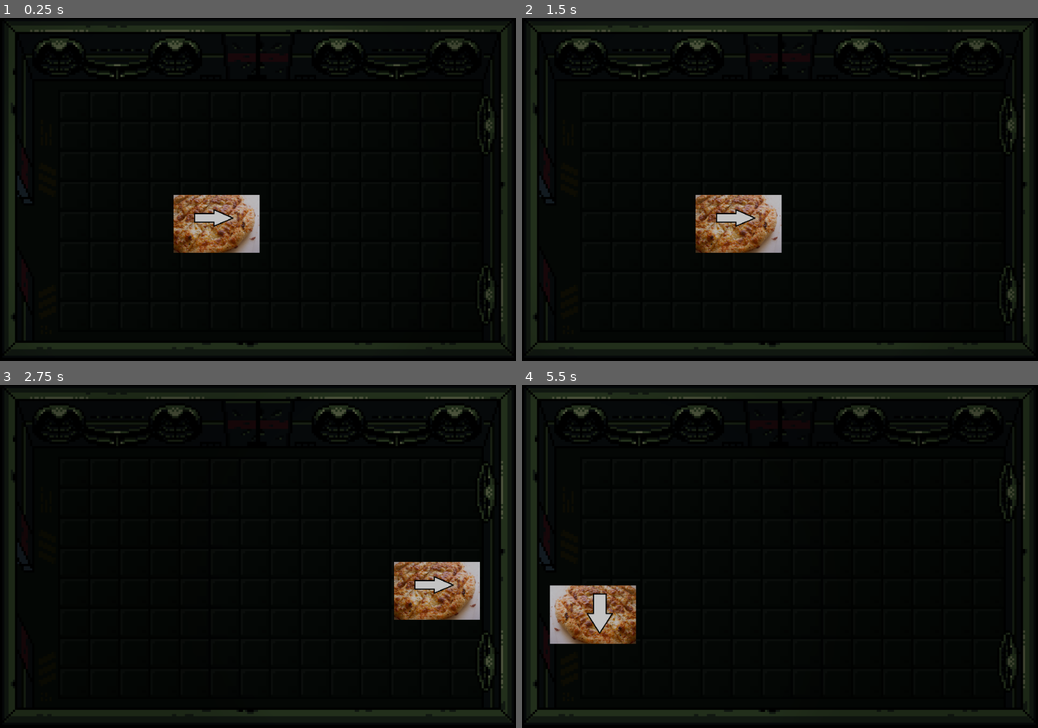
Above: before the commit, frames 1-4 (two rows, left to right).
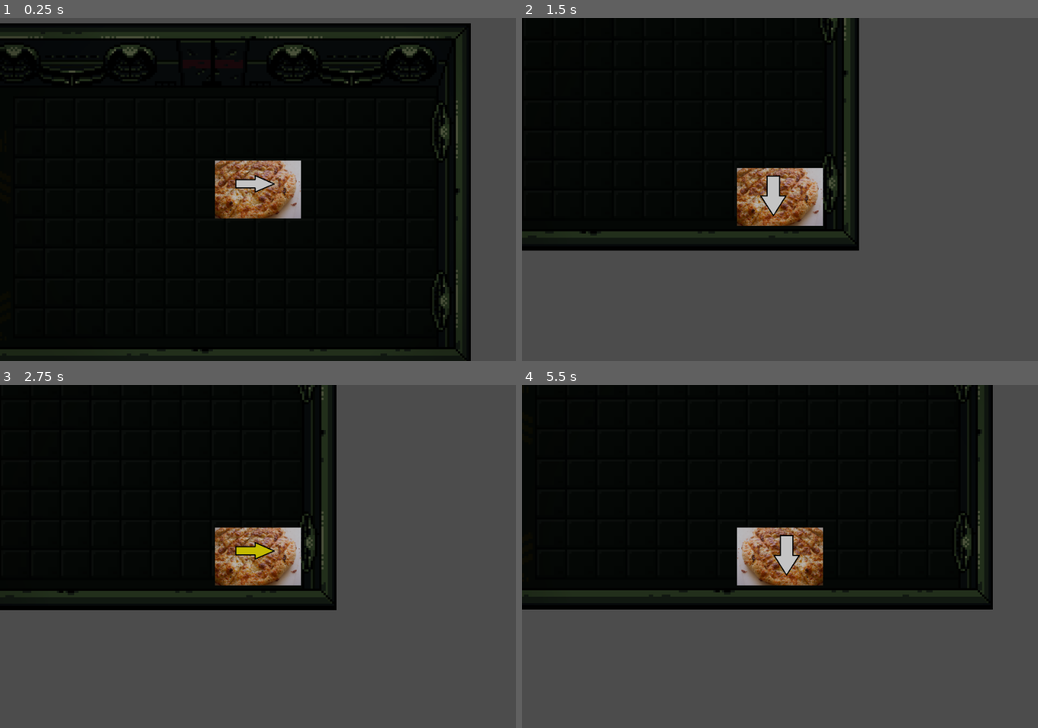
Above: after the commit, the same moments.

Repository: feyrkh/game-jam
Game: Godot game, scene res://levels/main/Main.tscn
The game is run twice, just before and just after one commit, with the same random seed, the same clock (stepped at 60 frames per second) and the same inputs.
Inputs:
- Up to frame 1 (0.25 s): no input
- Up to frame 2 (1.5 s): tap Enter at 0.5 s; hold Right (ui_right) 0.53-1.28 s; tap Space at 1.25 s; hold Down (ui_down) from 1.28 s (still down)
- Up to frame 3 (2.75 s): release Down (ui_down) at 2.03 s; hold Right (ui_right) from 2.03 s (still down)
- Up to frame 4 (5.5 s): release Right (ui_right) at 2.78 s; hold Up (ui_up) 2.78-3.53 s; hold Left (ui_left) 3.53-5.03 s; tap Enter at 5 s; hold Down (ui_down) from 5.03 s (still down)

The runs differ from the first frame. In frame 1, 23% of the frame differs, in the area x 0-100%, y 0-100%; in frame 2, 64%; in frame 3, 64%; in frame 4, 50%.

Commit message:
adding hallway tile

Diff:
--- a/01_space_horror/levels/StationTileset.tres
+++ b/01_space_horror/levels/StationTileset.tres
@@ -1,7 +1,8 @@
-[gd_resource type="TileSet" load_steps=14 format=2]
+[gd_resource type="TileSet" load_steps=17 format=2]
 
 [ext_resource path="res://levels/StationTileset.png" type="Texture" id=1]
 [ext_resource path="res://levels/stargazing2.png" type="Texture" id=2]
+[ext_resource path="res://levels/hallway.png" type="Texture" id=3]
 
 [sub_resource type="NavigationPolygon" id=1]
 vertices = PoolVector2Array( 0, 0, 48, 0, 48, 48, 0, 48 )
@@ -38,6 +39,12 @@
 
 [sub_resource type="ConvexPolygonShape2D" id=11]
 points = PoolVector2Array( 244.522, 160.519, 223.312, 160.519, 223.312, 25.1643, 244.522, 25.1643 )
+
+[sub_resource type="ConvexPolygonShape2D" id=12]
+points = PoolVector2Array( -19.4888, 118.378, 244.243, 118.378, 244.243, 159.961, -19.4888, 159.961 )
+
+[sub_resource type="ConvexPolygonShape2D" id=13]
+points = PoolVector2Array( 250.941, 96.6092, -5.81378, 96.6092, -5.81378, -3.30204, 250.941, -3.30204 )
 
 [resource]
 0/name = "floor"
@@ -159,3 +166,30 @@
 "shape_transform": Transform2D( 1, 0, 0, 1, 0, 0 )
 } ]
 4/z_index = 0
+5/name = "hallway.png 5"
+5/texture = ExtResource( 3 )
+5/tex_offset = Vector2( 0, 0 )
+5/modulate = Color( 1, 1, 1, 1 )
+5/region = Rect2( 0, 0, 240, 159 )
+5/tile_mode = 0
+5/occluder_offset = Vector2( 0, 0 )
+5/navigation_offset = Vector2( 0, 0 )
+5/shape_offset = Vector2( 0, 0 )
+5/shape_transform = Transform2D( 1, 0, 0, 1, 0, 0 )
+5/shape = SubResource( 12 )
+5/shape_one_way = false
+5/shape_one_way_margin = 1.0
+5/shapes = [ {
+"autotile_coord": Vector2( 0, 0 ),
+"one_way": false,
+"one_way_margin": 1.0,
+"shape": SubResource( 12 ),
+"shape_transform": Transform2D( 1, 0, 0, 1, 0, 0 )
+}, {
+"autotile_coord": Vector2( 0, 0 ),
+"one_way": false,
+"one_way_margin": 1.0,
+"shape": SubResource( 13 ),
+"shape_transform": Transform2D( 1, 0, 0, 1, 0, 0 )
+} ]
+5/z_index = 0
--- a/01_space_horror/levels/main/Main.tscn
+++ b/01_space_horror/levels/main/Main.tscn
@@ -12,21 +12,21 @@
 }
 
 [node name="Camera2D" parent="." instance=ExtResource( 4 )]
-visible = false
-position = Vector2( 440.079, 134.16 )
+position = Vector2( 488.539, 76.5638 )
 current = true
 zoom = Vector2( 0.25, 0.25 )
 targetPath = NodePath("../Player")
 following = true
 
 [node name="TileMap" type="TileMap" parent="."]
+position = Vector2( 370.205, 0 )
 tile_set = ExtResource( 1 )
 cell_size = Vector2( 13, 13 )
 format = 1
-tile_data = PoolIntArray( 0, 4, 0 )
+tile_data = PoolIntArray( 65526, 5, 0, 0, 4, 0 )
 
 [node name="Player" parent="." instance=ExtResource( 2 )]
-position = Vector2( 100.907, 96.4685 )
+position = Vector2( 482.44, 77.6062 )
 speed = 300
 
 [node name="CanvasModulate" type="CanvasModulate" parent="."]
Binary file added: 01_space_horror/levels/hallway.png
Not shown, added: 01_space_horror/levels/hallway.png.import
